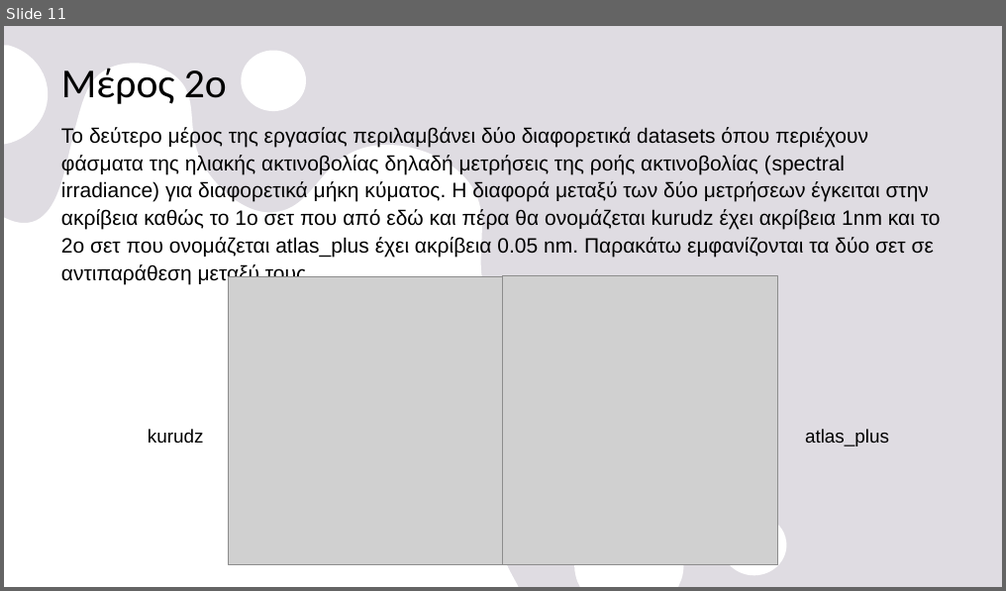
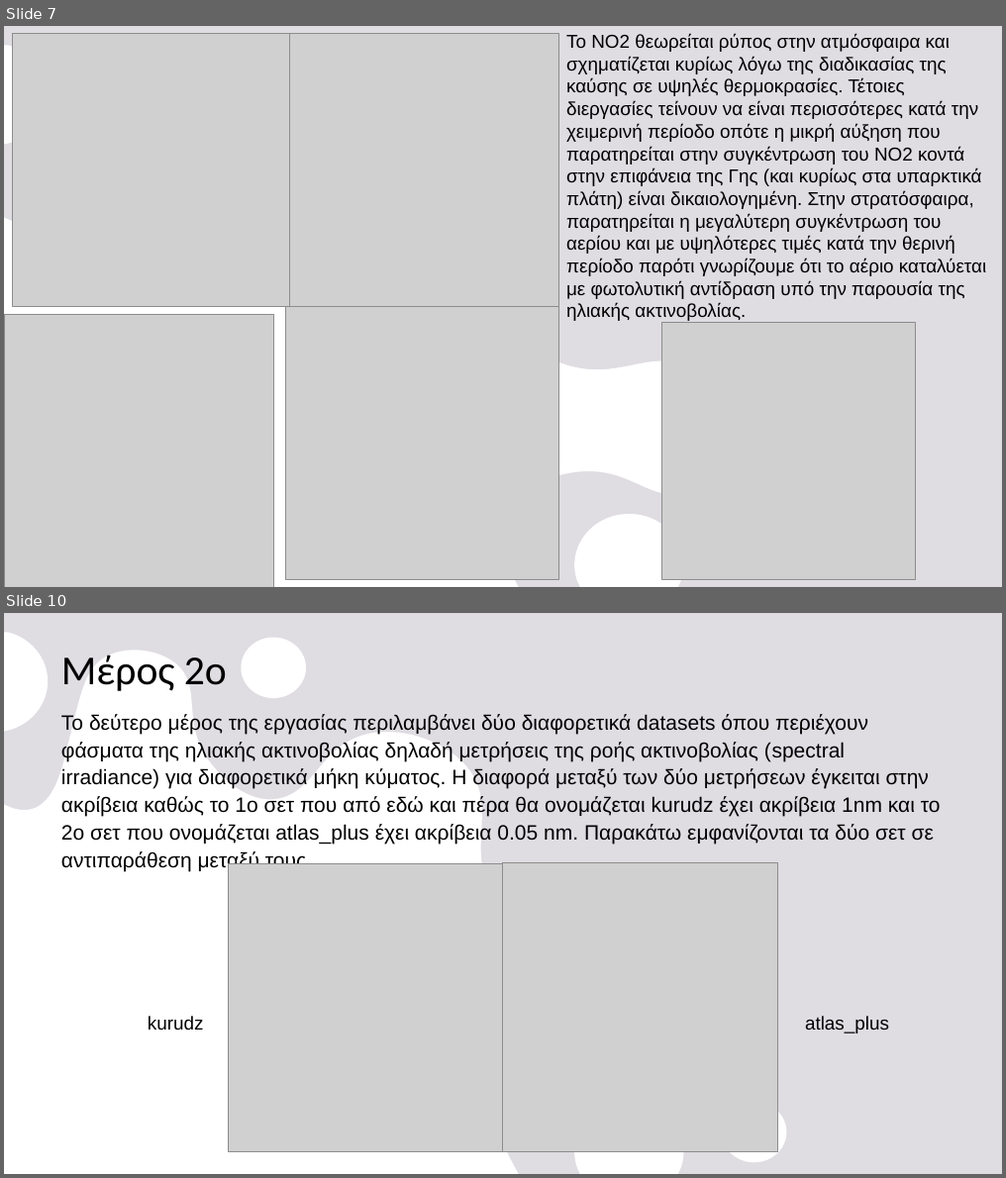
Before and after one commit to nadezsha/MSc---Applied-Meteorology-and-Environmental-Physics, a slide deck: Radiation and Atmosphere Interaction/Report 0/ΕργασίαΜηδέν.pptx. Shown one above the other, each under a label of ours: slide 11 before the commit, slides 7 and 10 after it; the slides between them are not shown. The pictures are 1006x591 and 1006x1178 pixels, drawn with LibreOffice and Linux fonts; fonts in the diff are those of the drawing; grey boxes stand for pictures. Boxes give left, top, right and bottom in pixels: in the first picture for what was removed or moved away, otherwise in the second. Text is boxed around its words. In the diff, an @@ line names an element or a change of style, - is before the commit and + after.

```diff
--- a/Radiation and Atmosphere Interaction/Report 0/ΕργασίαΜηδέν.pptx
+++ b/Radiation and Atmosphere Interaction/Report 0/ΕργασίαΜηδέν.pptx
@@ slide 7 added at <box>4,26,1002,587</box>, background #E5E2E8; not listed: 2 template elements that a slide beside it also shows @@
@@ picture added at <box>13,34,289,307</box> @@
@@ picture added at <box>289,34,559,307</box> @@
@@ text added at <box>566,34,986,321</box>, 18 pt, text #000000 @@
+Το ΝΟ2 θεωρείται ρύπος στην ατμόσφαιρα και σχηματίζεται κυρίως λόγω της διαδικασίας της καύσης σε υψηλές θερμοκρασίες. Τέτοιες διεργασίες τείνουν να είναι περισσότερες κατά την χειμερινή περίοδο οπότε η μικρή αύξηση που παρατηρείται στην συγκέντρωση του ΝΟ2 κοντά στην επιφάνεια της Γης (και κυρίως στα υπαρκτικά πλάτη) είναι δικαιολογημένη. Στην στρατόσφαιρα, παρατηρείται η μεγαλύτερη συγκέντρωση του αερίου και με υψηλότερες τιμές κατά την θερινή περίοδο παρότι γνωρίζουμε ότι το αέριο καταλύεται με φωτολυτική αντίδραση υπό την παρουσία της ηλιακής ακτινοβολίας.
@@ picture added at <box>4,314,274,587</box> @@
@@ picture added at <box>285,307,558,580</box> @@
@@ picture added at <box>661,323,915,580</box> @@
@@ what was slide 11 is now slide 10 @@
```
Also in this commit, not shown: 4 slides changed, 3 other slides added, 5 slides removed.
